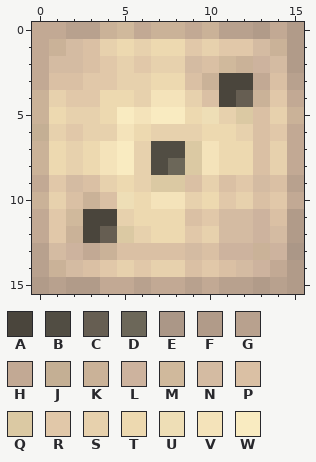
Edited in one commit: pixel-art sprite (dice3/dice3_3.png). The first picture shows the starting point.
The file is 16x16 pixels. Colours within 5 levels of each other are drawn and written as one.
Palette (. is transparent): A #4a453c  B #514d43  C #665e52  D #6c6759  E #ab9787  F #b19b89  G #b8a18e  H #c2a994  J #c4af94  K #cab298  L #cdb39e  M #d0b99c  N #d4bba2  P #dac0a4  Q #dbc9a3  R #e1c8a9  S #e7d1ad  T #edd9b0  U #eedeb6  V #f4e3ba  W #f9ebc1
The result:
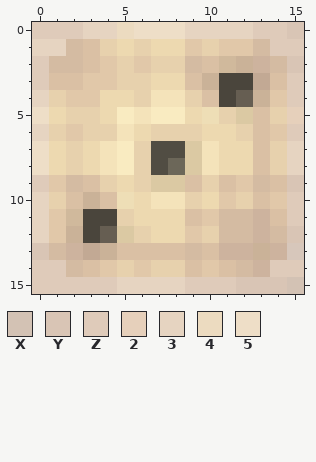
Colours new in this view: X #d3c2b4  Y #d9c5b5  Z #dfcbba  2 #e6d0bb  3 #e6d4c1  4 #ecdbc0  5 #eedec7
Difference:
@@ palette @@
-E #ab9787
+E #d7c7bb
@@ x 0..15 @@
- 0 HHGGKMHKKHKGGFHF
- 1 HKNPSTSTTRSRRNKF
- 2 HNNPRSRSSNPMKLNF
- 3 HPPRRSSTTPKAAHPG
- 4 KSRRTTSVVSPACKRH
- 5 KTSSTWVWWTUSQPSK
- 6 JSRSSVTSSSTTSPRH
- 7 KTSTVWSBBQVTTPSH
- 8 KTSTVWSBDQVTTPSH
- 9 HRNPSTSQQPSPRNPG
-10 KSPKPUTVVSTRSPRH
-11 HRMAASTTTPRNNLPF
-12 HRKACQSTTRSNNLNF
-13 GNLHKPPPPNPLLKLE
-14 GKNPRSRSSPRPNLHF
-15 FGFFHHGHHGHGGFGF
+ 0 ZZZ3345553333ZZY
+ 1 33NPSTSTTRSRRNZZ
+ 2 ZNNPRSRSSNPMKLNY
+ 3 ZPPRRSSTTPKAAHPZ
+ 4 3SRRTTSVVSPACKRZ
+ 5 5TSSTWVWWTUSQPS2
+ 6 3SRSSVTSSSTTSPRZ
+ 7 5TSTVWSBBQVTTPS3
+ 8 5TSTVWSBDQVTTPS3
+ 9 ZRNPSTSQQPSPRNPY
+10 3SPKPUTVVSTRSPRZ
+11 3RMAASTTTPRNNLPZ
+12 3RKACQSTTRSNNLNY
+13 YNLHKPPPPNPLLKLE
+14 ZZNPRSRSSPRPNLZZ
+15 ZZZZZ3333ZZZYYYX
Where, in picture pixels (left, top, right, bottom), the same in both pictures:
changed: (32, 22, 304, 294)
